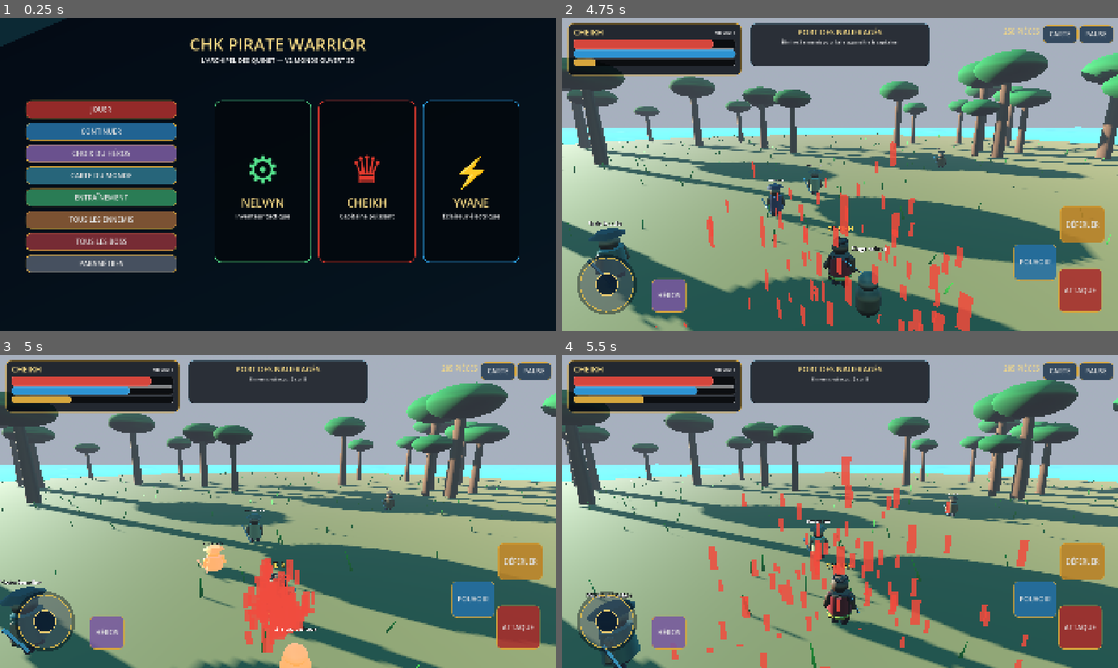
Above: before the commit, frames 1-4 (two rows, left to right).
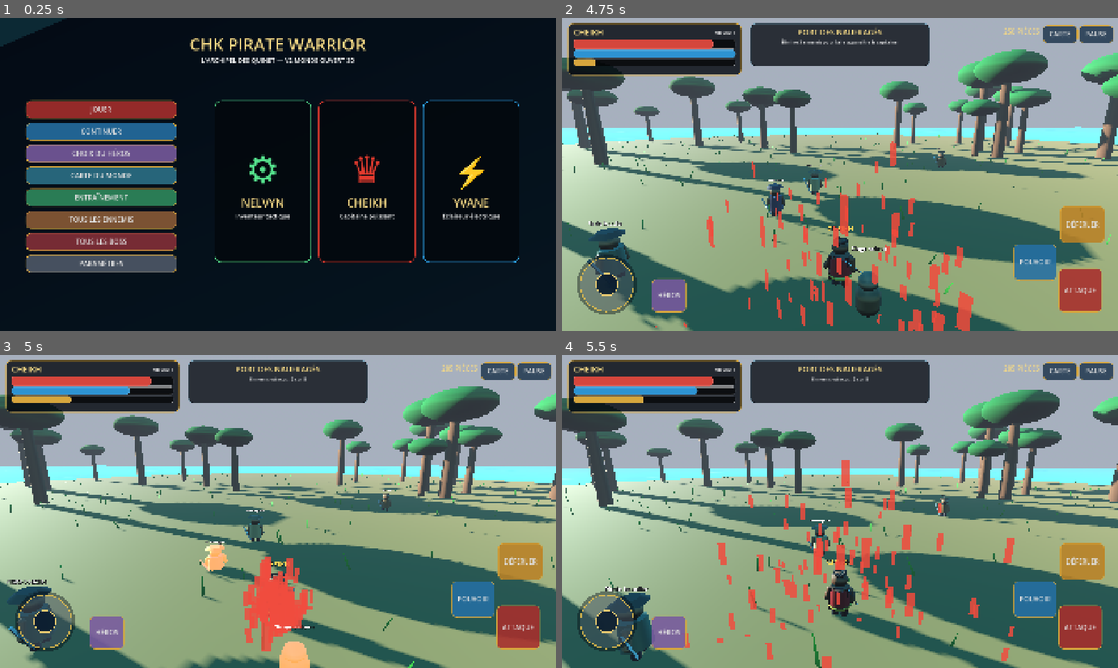
Above: after the commit, the same moments.

Repository: Chasmet/Chk-pirate-warrior-
Game: Godot game, scene res://scenes/main.tscn
Two runs of this game, one before a commit and one after it. Both use one fixed random seed, a clock stepped at 60 frames per second and the inputs below.
Inputs (mouse positions are in pixels of both pictures, inside the frame that each line leads up to):
- Up to frame 1 (0.25 s): no input
- Up to frame 2 (4.75 s): click "JOUER" at 0.5 s; drag from (912, 196) to (895, 105) at 1.27 s; drag from (606, 284) to (812, 237) at 2.02 s; move the mouse to (895, 105) at 2.77 s; hold D (move_right) 2.78-3.5 s; tap Space (attack) at 2.85, 4.35 s; tap Q (aura) at 3.05, 4.55 s; drag from (812, 237) to (673, 127) at 3.52 s; move the mouse to (1006, 221) at 4.27 s; hold A (move_left) from 4.28 s (still down)
- Up to frame 3 (5 s): keep holding A (move_left); tap E (skill) at 4.9 s
- Up to frame 4 (5.5 s): release A (move_left) at 5 s; drag from (673, 464) to (756, 433) at 5.02 s

Frames 1-2 are identical in both runs. In frame 3, 12% of the frame differs, in the area x 0-100%, y 8-100%; in frame 4, 25%.

Commit message:
feat(v2): ajouter impacts caméra aux combats et déferlements

Diff:
--- a/godot/scripts/hero_animator.gd
+++ b/godot/scripts/hero_animator.gd
@@ -5,13 +5,21 @@
 var animation_time: float = 0.0
 var attack_time: float = 0.0
 var skill_time: float = 0.0
+var shake_strength: float = 0.0
 var previous_attack_cooldown: float = 0.0
 var previous_skill_cooldown: float = 0.0
+var previous_health: float = 0.0
+var previous_aura_time: float = 0.0
 var tracked_visual_id: int = 0
 var rest_transforms: Dictionary = {}
+var camera_rest_position := Vector3(0.0, 2.4, 7.8)
 
 func bind(player: PlayerController) -> void:
 	controller = player
+	previous_health = player.health
+	previous_aura_time = player.aura_time
+	if is_instance_valid(player.camera):
+		camera_rest_position = player.camera.position
 	set_process(true)
 
 func _process(delta: float) -> void:
@@ -27,12 +35,22 @@
 	animation_time += delta
 	if controller.attack_cooldown > previous_attack_cooldown + 0.08:
 		attack_time = 0.34 if controller.hero_id == "yvane" else 0.48
+		shake_strength = maxf(shake_strength, 0.18 if controller.hero_id == "yvane" else 0.28)
 	if controller.skill_cooldown > previous_skill_cooldown + 0.15:
 		skill_time = 0.82
+		shake_strength = maxf(shake_strength, 0.58)
+	if controller.health < previous_health - 0.1:
+		shake_strength = maxf(shake_strength, 0.72)
+	if controller.aura_time > previous_aura_time + 1.0:
+		shake_strength = maxf(shake_strength, 1.0)
+
 	previous_attack_cooldown = controller.attack_cooldown
 	previous_skill_cooldown = controller.skill_cooldown
+	previous_health = controller.health
+	previous_aura_time = controller.aura_time
 	attack_time = maxf(0.0, attack_time - delta)
 	skill_time = maxf(0.0, skill_time - delta)
+	shake_strength = move_toward(shake_strength, 0.0, delta * 2.8)
 
 	var horizontal_speed: float = Vector2(controller.velocity.x, controller.velocity.z).length()
 	var movement: float = clampf(horizontal_speed / 8.5, 0.0, 1.0)
@@ -58,6 +76,18 @@
 	visual.scale = Vector3.ONE * pulse
 
 	_animate_parts(visual, stride, movement, attack_progress, skill_progress)
+	_update_camera_feedback(skill_progress, aura_pulse)
+
+func _update_camera_feedback(skill_progress: float, aura_pulse: float) -> void:
+	if not is_instance_valid(controller.camera):
+		return
+	var shake := Vector3(
+		sin(animation_time * 47.0),
+		cos(animation_time * 41.0),
+		sin(animation_time * 31.0)
+	) * shake_strength * 0.075
+	controller.camera.position = camera_rest_position + shake
+	controller.camera.fov = 62.0 + skill_progress * 5.0 + aura_pulse * 28.0
 
 func _capture_rest_transforms(visual: Node) -> void:
 	var rig: Node = visual.get_node_or_null("RigVisuel")
